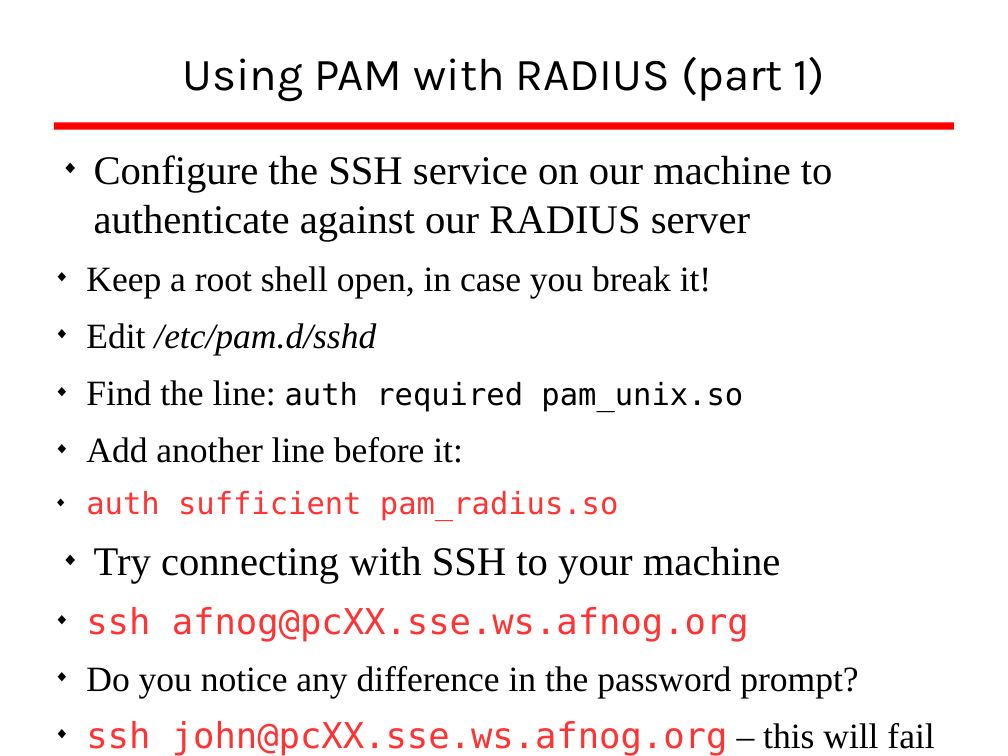
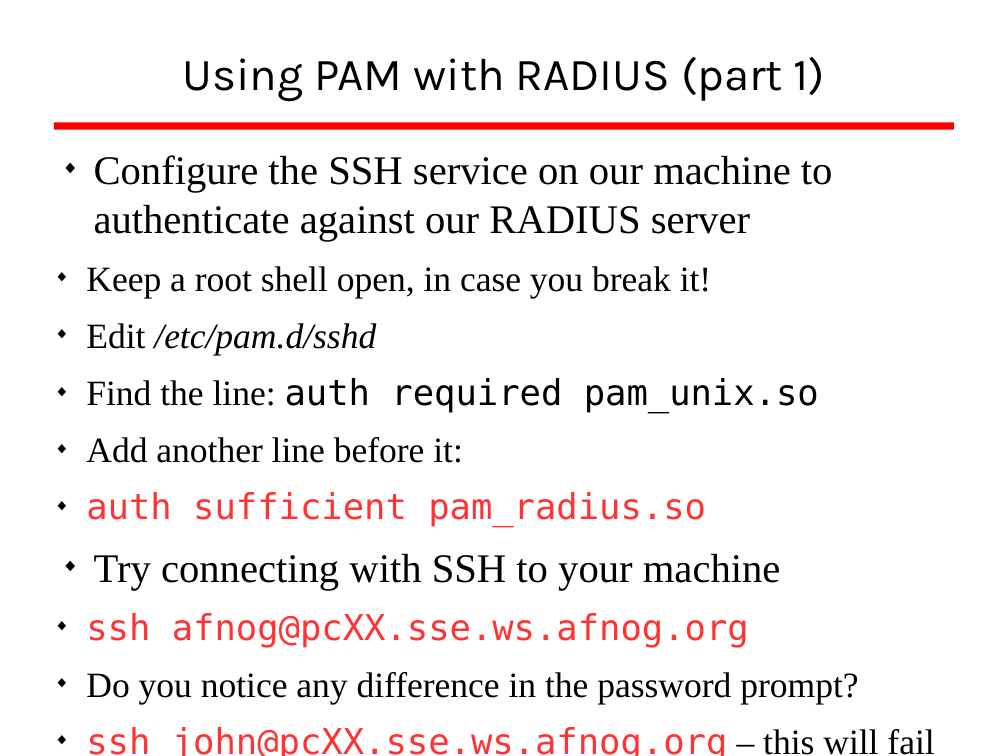
Before and after one commit to afnog/sse, a slide deck: slide 44 of radius/radius_presentation.odp. Drawn at 1008x756 pixels with LibreOffice and Linux fonts; fonts in the diff are those of the drawing; background and template pictures are left out. Boxes give left, top, right and bottom in pixels: in the first picture for what was removed or moved away, otherwise in the second. Text is boxed around its words. In the diff, an @@ line names an element or a change of style, - is before the commit and + after.

Commit message:
/ ‘radius/radius_presentation.odp’

```diff
--- a/radius/radius_presentation.odp
+++ b/radius/radius_presentation.odp
@@ text at (86,378,819,527): size 24 to 28 pt in "auth required pam_unix.so", "auth sufficient pam_radius.so" @@
```
